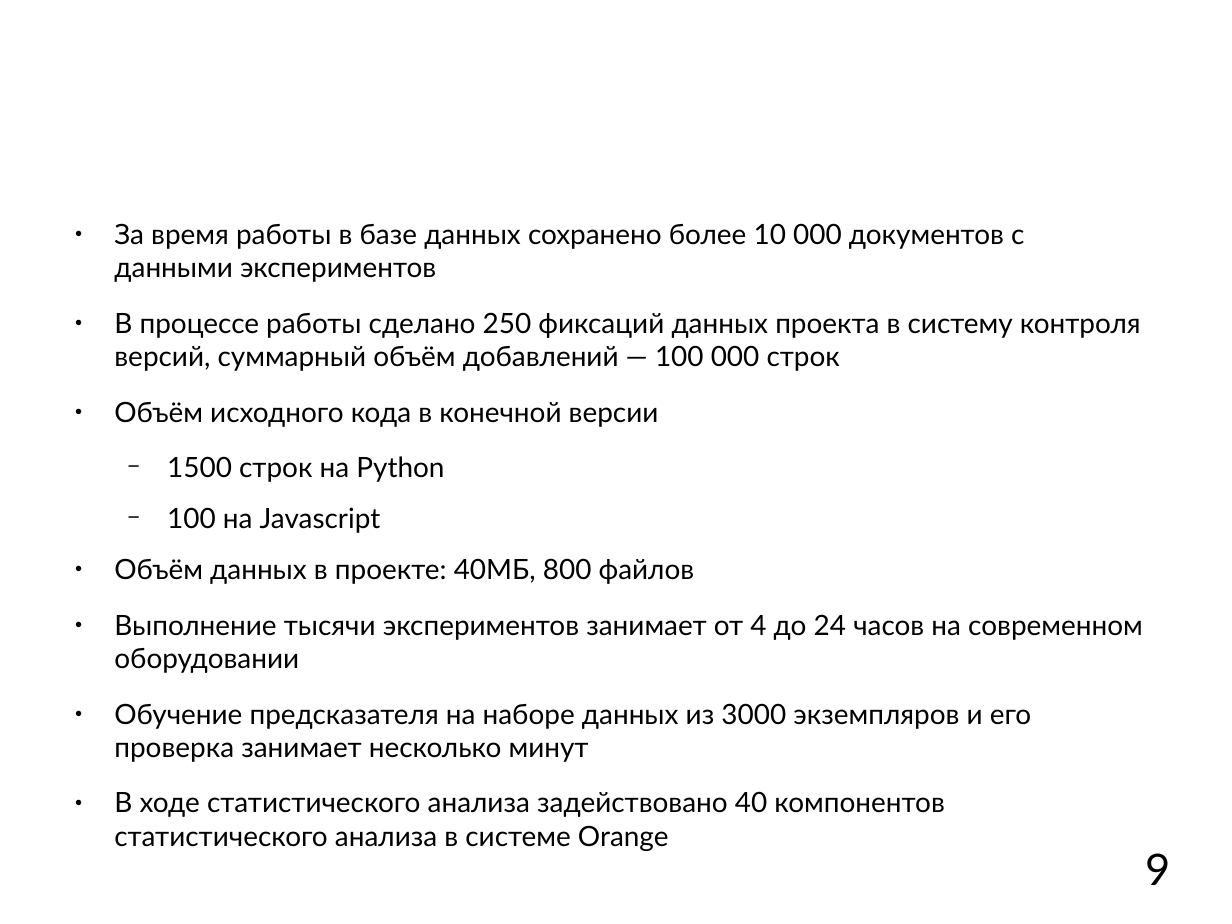
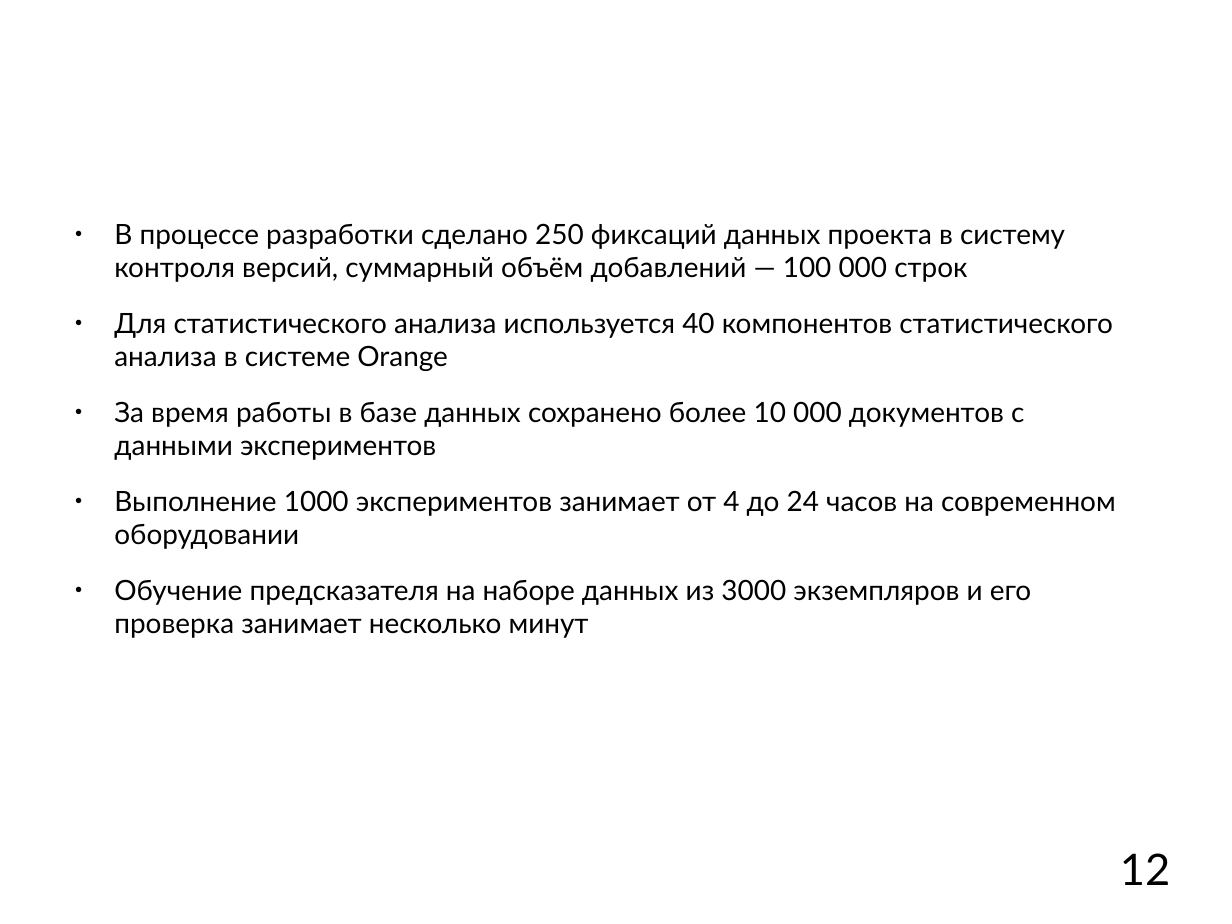
Before and after one commit to mkpankov/adaptor, a slide deck: slide 12 of diploma/defense/brochure.odp (slide 9 before the commit). Drawn at 1232x924 pixels with LibreOffice and Linux fonts; fonts in the diff are those of the drawing; background and template pictures are left out. Boxes give left, top, right and bottom in pixels: in the first picture for what was removed or moved away, otherwise in the second. Text is boxed around its words. In the diff, an @@ line names an element or a change of style, - is before the commit and + after.

```diff
--- a/diploma/defense/brochure.odp
+++ b/diploma/defense/brochure.odp
@@ text at <box>114,223,1112,371</box>: paragraphs added @@
+● В процессе разработки сделано 250 фиксаций данных проекта в систему контроля версий, суммарный объём добавлений — 100 000 строк
+● Для статистического анализа используется 40 компонентов статистического анализа в системе Orange
@@ text at <box>114,490,1116,549</box>: text changed @@
-● В процессе работы сделано 250 фиксаций данных проекта в систему контроля версий, суммарный объём добавлений — 100 000 строк
-● Объём исходного кода в конечной версии
-  − 1500 строк на Python
-  − 100 на Javascript
-● Объём данных в проекте: 40МБ, 800 файлов
-● Выполнение тысячи экспериментов занимает от 4 до 24 часов на современном оборудовании
+● Выполнение 1000 экспериментов занимает от 4 до 24 часов на современном оборудовании
@@ text at <box>114,791,944,817</box>: paragraph removed @@
-● В ходе статистического анализа задействовано 40 компонентов статистического анализа в системе Orange
@@ page number at <box>1120,853,1170,885</box>: text changed @@
-9
+12
```
Also in this commit, not shown: 4 other slides changed, 4 slides added, 1 slide removed.
